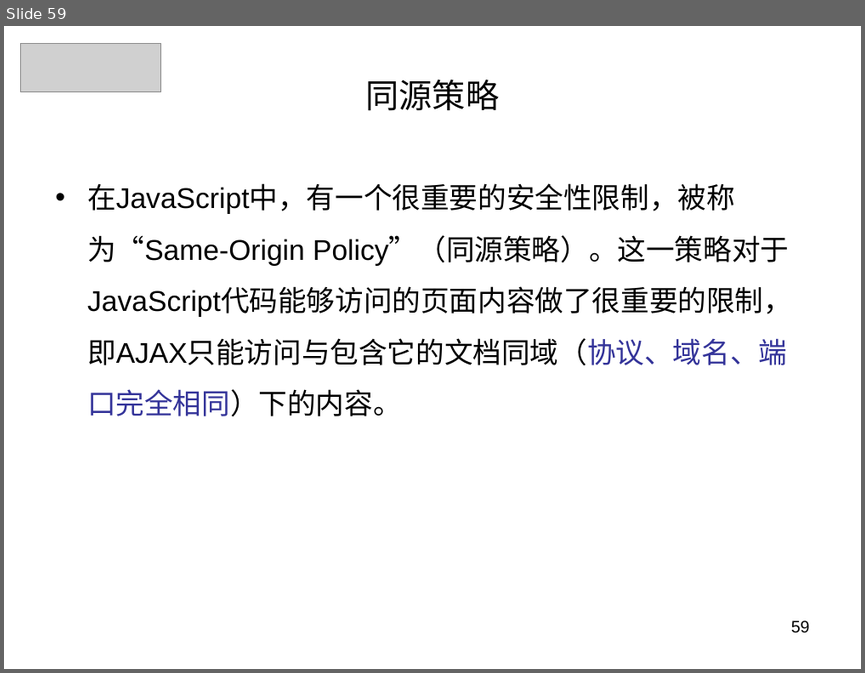
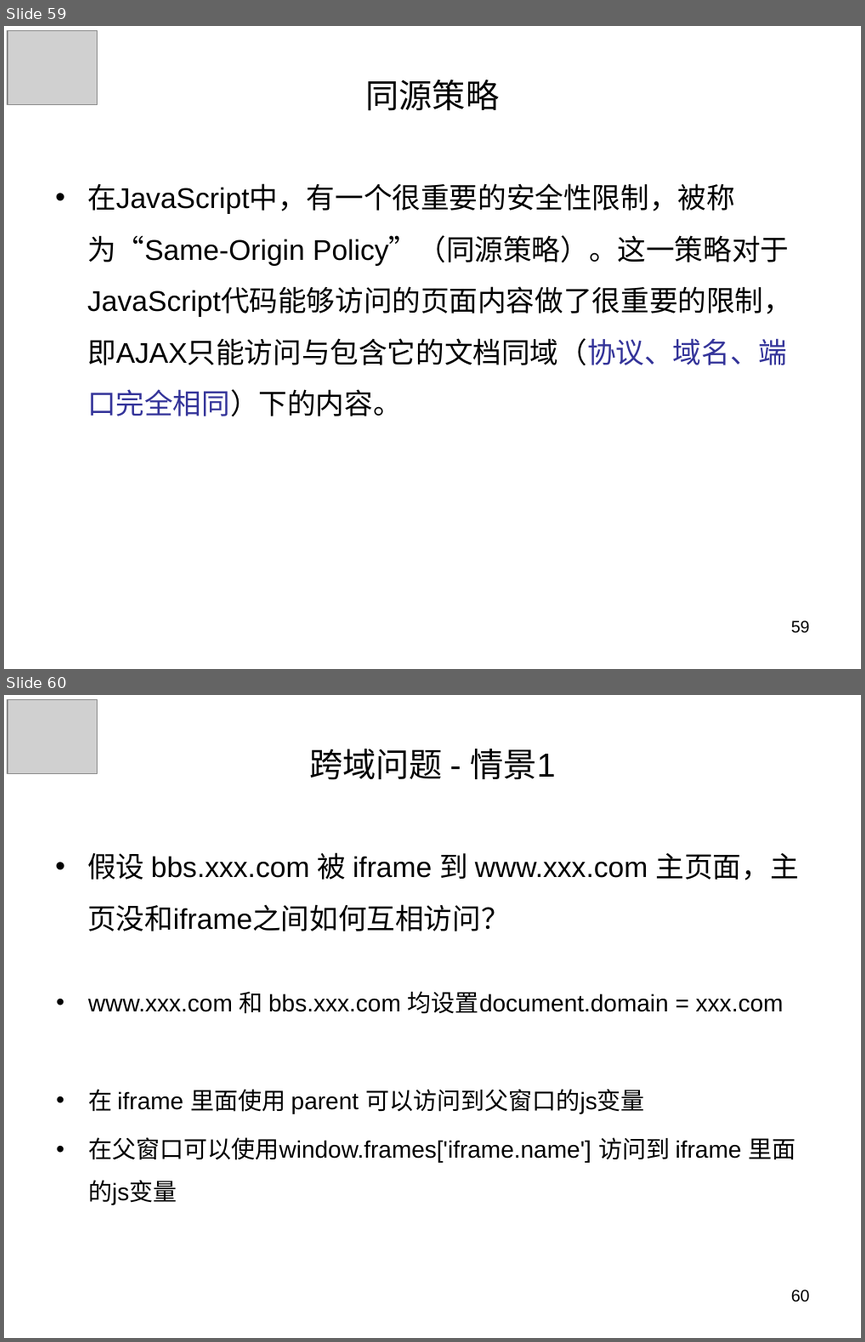
Before and after one commit to panxuepeng/javascript, a slide deck: ppt/1-1（第一天课程）.ppt. Shown one above the other, each under a label of ours: slide 59 before the commit, slides 59 and 60 after it. The pictures are 865x673 and 865x1342 pixels, drawn with LibreOffice and Linux fonts; fonts in the diff are those of the drawing; grey boxes stand for pictures. Boxes give left, top, right and bottom in pixels: in the first picture for what was removed or moved away, otherwise in the second. Text is boxed around its words. In the diff, an @@ line names an element or a change of style, - is before the commit and + after.

```diff
--- a/ppt/1-1（第一天课程）.ppt
+++ b/ppt/1-1（第一天课程）.ppt
@@ slide 60 added at [4,695,861,1338], background #FFFFFF @@
@@ picture added at [7,699,98,774] @@
@@ title added at [309,749,556,780], 28 pt, text #000000 @@
+跨域问题 - 情景1
@@ text added at [87,852,799,931], 24 pt, text #000000 @@
+• 假设 bbs.xxx.com 被 iframe 到 www.xxx.com 主页面，主页没和iframe之间如何互相访问？
@@ text added at [88,991,795,1205], 20 pt, text #000000 @@
+• www.xxx.com 和 bbs.xxx.com 均设置document.domain = xxx.com
+• 在 iframe 里面使用 parent 可以访问到父窗口的js变量
+• 在父窗口可以使用window.frames['iframe.name'] 访问到 iframe 里面的js变量
@@ page number added at [791,1289,810,1302], 14 pt, text #000000 @@
+60
@@ slide 59 changed as well @@
@@ picture: place and size @@
-picture at [21,44,161,92]
+picture at [7,30,98,105]
```
Also in this commit, not shown: 58 other slides changed, 12 other slides added, 2 slides removed, 1 other file.
